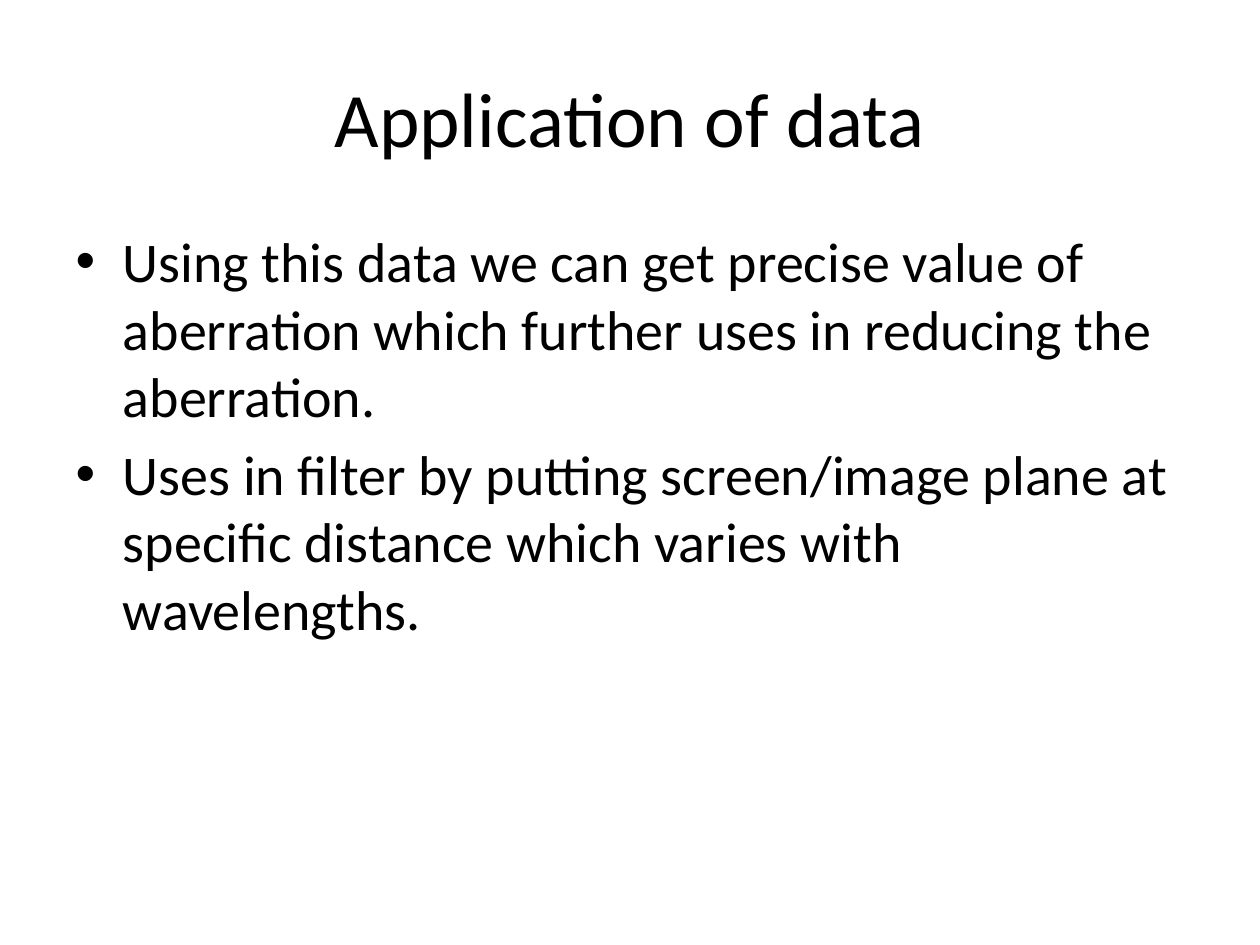
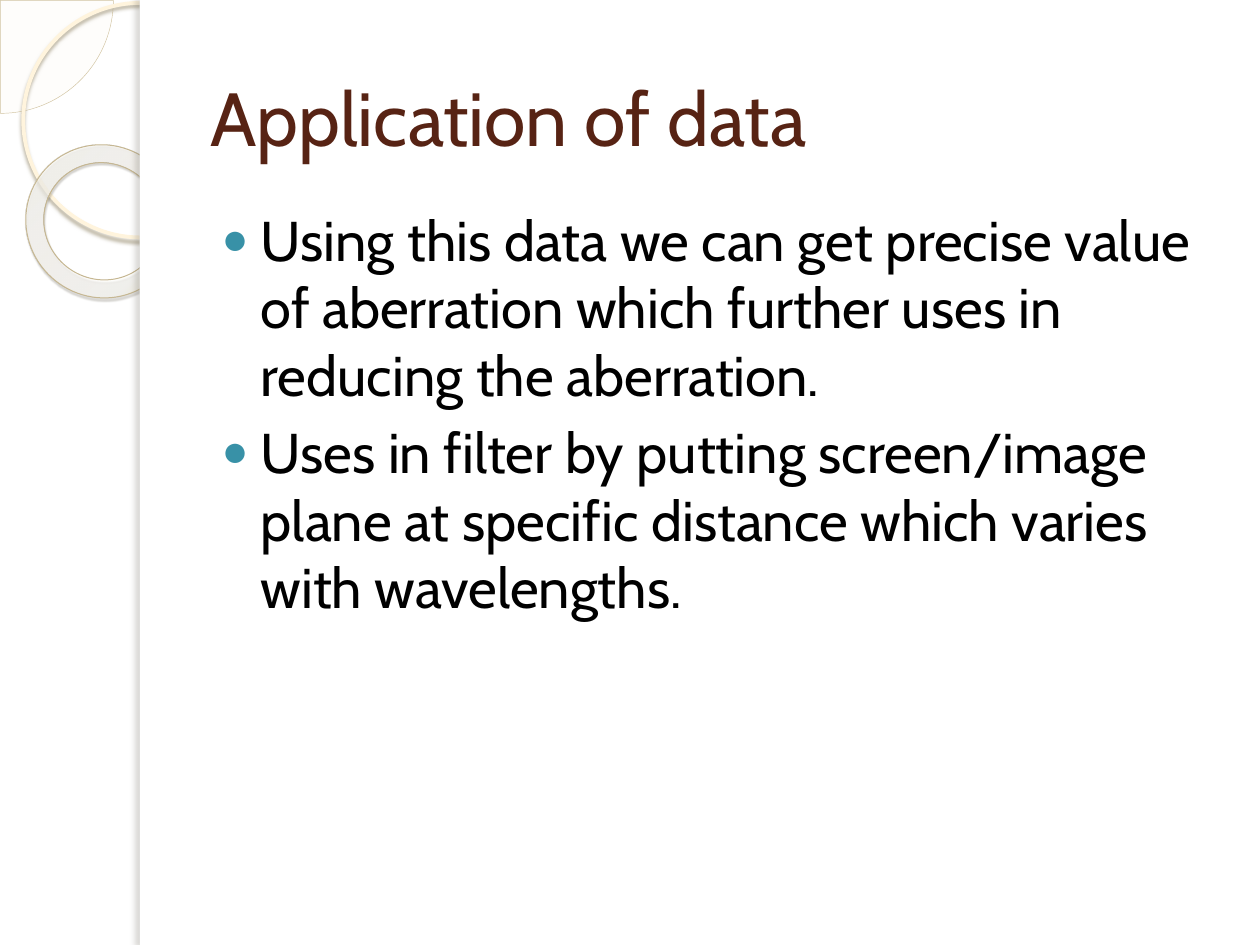
Before and after one commit to rid181198/optical-properties, a slide deck: slide 13 of Optical analysis of different glass types.pptx. Drawn at 1260x945 pixels with LibreOffice and Linux fonts; fonts in the diff are those of the drawing; background and template pictures are left out. Boxes give left, top, right and bottom in pixels: in the first picture for what was removed or moved away, otherwise in the second. Text is boxed around its words. In the diff, an @@ line names an element or a change of style, - is before the commit and + after.

Commit message:
Made changes in the PPT and aberration file

```diff
--- a/Optical analysis of different glass types.pptx
+++ b/Optical analysis of different glass types.pptx
@@ pie slice (boxed as its full ellipse) added at (0, 0, 113, 113), fill #FEFAF4 at 33% opacity, outline #D3C39F 0.25 pt @@
@@ ellipse added at (23, 3, 257, 237), outline #FFF5DE 2.15 pt @@
@@ rectangle added at (140, 0, 1260, 945), fill #FFFFFF @@
@@ rectangle added at (140, 0, 150, 945), fill #FFFFFF @@
@@ title "Application of data": place and size @@
-title "Application of data" at (335, 93, 924, 160)
+title "Application of data" at (210, 89, 806, 162)
@@ title "Application of data" at (210, 89, 806, 162): size 44 to 43 pt, font Calibri to Cabin, text colour #000000 to #572314; alignment centre to left @@
@@ donut added at (0, 113, 211, 329), fill gradient #FFFCF6 to #FFFEFB to #F0D28E, outline #C7B893 0.58 pt @@
@@ text "Using this data we can ...": place and size @@
-text "Using this data we can ..." at (123, 243, 1167, 640)
+text "Using this data we can ..." at (261, 219, 1190, 620)
@@ text "Using this data we can ..." at (261, 219, 1190, 620): font Calibri to Cabin; bullet • to ● @@
```
Also in this commit, not shown: 11 other slides changed, 6 slides added, 2 slides removed, 1 other file.
